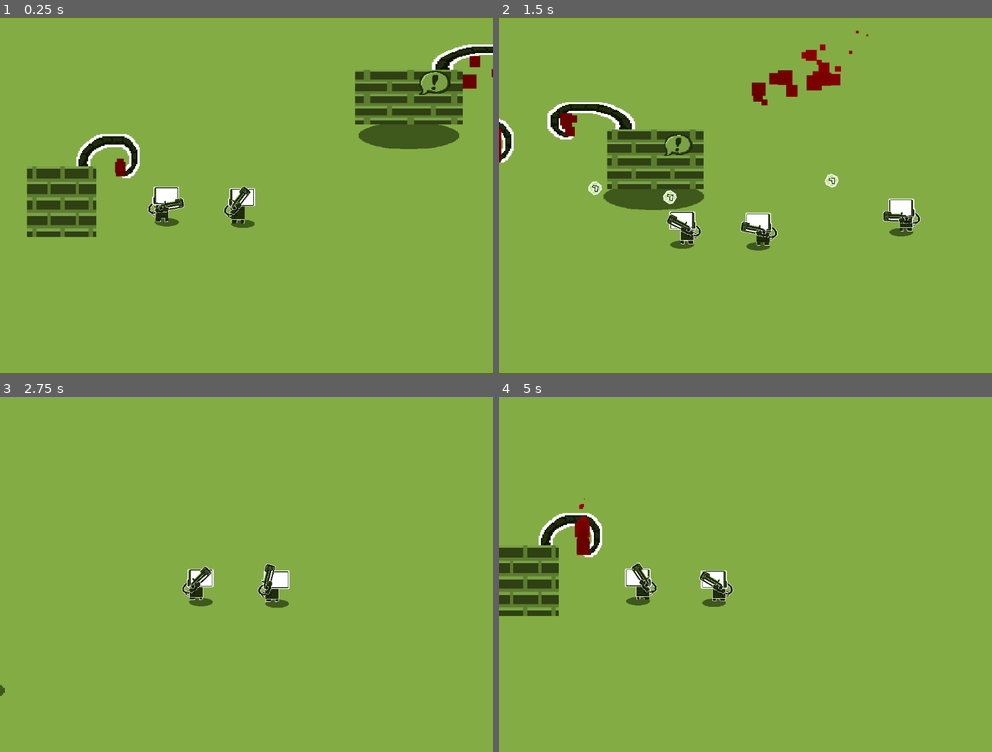
Above: before the commit, frames 1-4 (two rows, left to right).
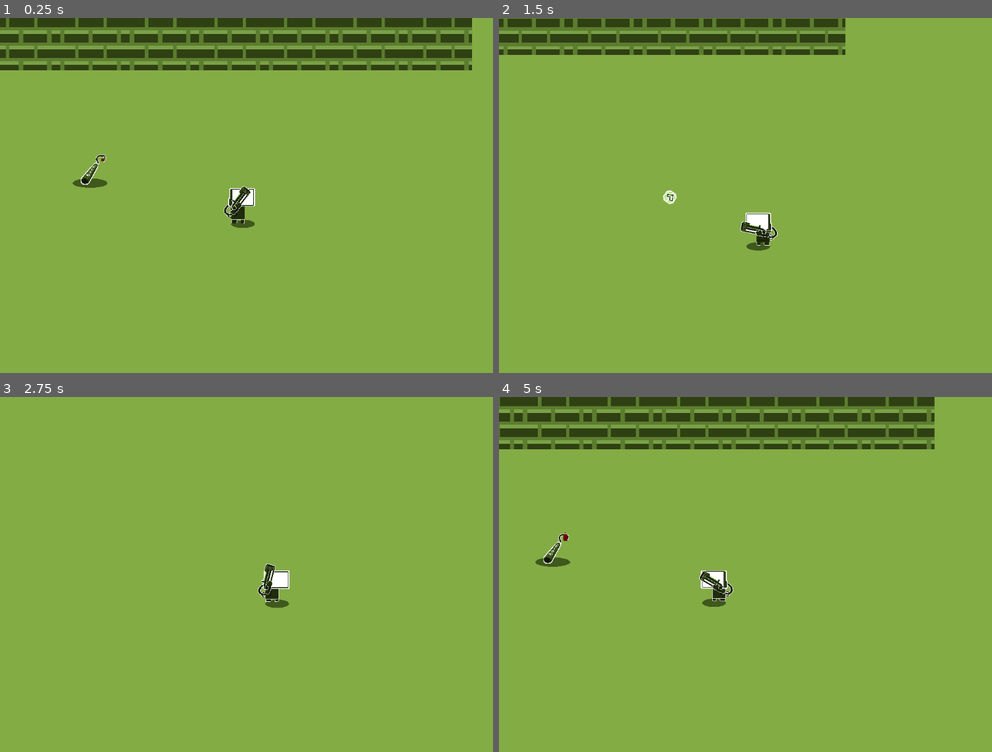
Above: after the commit, the same moments.

Repository: DeadM4nn/DeadmannGame
Game: Godot game, scene res://Levels/GameLevel/lvl_base.tscn
Two runs of this game, one before a commit and one after it. Both use one fixed random seed, a clock stepped at 60 frames per second and the inputs below. Before the commit the project starts from res://Levels/TestLevel/node_2d.tscn.
Inputs (mouse positions are in pixels of both pictures, inside the frame that each line leads up to):
- Up to frame 1 (0.25 s): no input
- Up to frame 2 (1.5 s): move the mouse to (853, 177) at 0.52 s; hold Right (ui_right) 0.53-1.28 s; hold Space (Canon) 0.53-1.28 s; move the mouse to (646, 213) at 1.27 s; hold Down (ui_down) from 1.28 s (still down); click (646, 213) at 1.35 s
- Up to frame 3 (2.75 s): move the mouse to (295, 496) at 2.02 s; release Down (ui_down) at 2.03 s; hold Right (ui_right) from 2.03 s (still down); hold Right mouse button (shoot_r) from 2.03 s (still down)
- Up to frame 4 (5 s): move the mouse to (720, 645) at 2.77 s; release Right (ui_right) at 2.78 s; release Right mouse button (shoot_r) at 2.78 s; hold Up (ui_up) 2.78-3.53 s; tap Mouse wheel up (zoom_in) at 2.85 s; move the mouse to (893, 627) at 3.52 s; hold Mouse wheel down (zoom_out) 3.53-4.28 s; hold Left (ui_left) from 3.53 s (still down); move the mouse to (597, 521) at 4.27 s; tap Space (Canon) at 4.35 s

The runs differ from the first frame. In frame 1, 20% of the frame differs, in the area x 0-100%, y 0-62%; in frame 2, 13%; in frame 3, 0.5%; in frame 4, 14%.

Commit message:
Added Dynamite

Diff:
--- /dev/null
+++ b/Asset/TileSet/Map.tres
@@ -0,0 +1,16 @@
+[gd_resource type="TileSet" load_steps=5 format=3 uid="uid://cwao62jnlavpm"]
+
+[ext_resource type="PackedScene" uid="uid://yfvcmsf6ldym" path="res://Element/Swappable/base_swappable.tscn" id="1_8vx53"]
+[ext_resource type="PackedScene" uid="uid://xkqti6cpj6wj" path="res://Swappables/Wall.tscn" id="2_dgyic"]
+[ext_resource type="PackedScene" uid="uid://cx8r7jdtji7j6" path="res://Swappables/Dynamite.tscn" id="3_i4u3g"]
+
+[sub_resource type="TileSetScenesCollectionSource" id="TileSetScenesCollectionSource_k8aur"]
+resource_name = "Swappables"
+scenes/1/scene = ExtResource("1_8vx53")
+scenes/1/display_placeholder = ExtResource("1_8vx53")
+scenes/2/scene = ExtResource("2_dgyic")
+scenes/3/scene = ExtResource("3_i4u3g")
+
+[resource]
+tile_size = Vector2i(256, 256)
+sources/0 = SubResource("TileSetScenesCollectionSource_k8aur")
--- a/Element/Swappable/base_swappable.gd
+++ b/Element/Swappable/base_swappable.gd
@@ -126,10 +126,9 @@
 
 	# If the Swapppable is Pickupable
 	if behaviour_value[BEHAVIOURS.IS_PICKUP]:
-		$Floating.play("Float")
-	else:
-		$Floating.play("RESET")
-		$Floating.stop()
+		$Size/Flapping/Floating/Sprite/Fuse.visible = true
+	else:
+		$Size/Flapping/Floating/Sprite/Fuse.visible = false
 
 	if not behaviour_value[BEHAVIOURS.IS_CHASING]:
 		sleeping = true
--- a/Element/Swappable/base_swappable.tscn
+++ b/Element/Swappable/base_swappable.tscn
@@ -9,7 +9,6 @@
 [ext_resource type="Texture2D" uid="uid://bl5ufipwdswcv" path="res://Asset/Sprite/Chat.png" id="7_fo7sg"]
 [ext_resource type="AudioStream" uid="uid://wd8rug5b1g0x" path="res://SoundFX/Kenny/highUp.ogg" id="8_s4yv8"]
 [ext_resource type="AudioStream" uid="uid://dcxgse1hoo20i" path="res://SoundFX/Kenny/highDown.ogg" id="9_o1l3d"]
-[ext_resource type="PackedScene" uid="uid://bhkef5lt78nba" path="res://Element/Player/player.tscn" id="10_8cjye"]
 
 [sub_resource type="PhysicsMaterial" id="PhysicsMaterial_cu6ri"]
 friction = 5.0
@@ -56,10 +55,10 @@
 colors = PackedColorArray(1, 0.833333, 0, 1, 1, 0.868653, 0.211921, 1, 1, 0.915011, 0.490066, 1, 1, 0.956954, 0.741722, 1, 1, 1, 1, 1)
 
 [sub_resource type="CircleShape2D" id="CircleShape2D_u352e"]
-radius = 87.5881
+radius = 40.8481
 
 [sub_resource type="CircleShape2D" id="CircleShape2D_30520"]
-radius = 1135.35
+radius = 348.174
 
 [sub_resource type="Animation" id="Animation_rmpsy"]
 resource_name = "Flap_Wings"
@@ -174,10 +173,10 @@
 }
 
 [sub_resource type="CircleShape2D" id="CircleShape2D_el2j4"]
-radius = 196.736
+radius = 71.5122
 
 [sub_resource type="CircleShape2D" id="CircleShape2D_cyhsj"]
-radius = 84.1487
+radius = 33.0606
 
 [node name="BaseSwappable" type="RigidBody2D"]
 collision_layer = 2147483648
@@ -187,11 +186,12 @@
 lock_rotation = true
 freeze = true
 script = ExtResource("1_fexp6")
-wall = true
+flying = true
+chasing = true
 jump_force = 125.0
 
 [node name="Size" type="Node2D" parent="."]
-position = Vector2(0, -137)
+position = Vector2(0, -54)
 
 [node name="Flapping" type="Node2D" parent="Size"]
 
@@ -243,7 +243,7 @@
 modulate = Color(0.246094, 0.34375, 0.109375, 1)
 z_index = -99
 z_as_relative = false
-position = Vector2(-0.983521, 137)
+position = Vector2(-0.983521, 177)
 scale = Vector2(5.87448, 1.59741)
 texture = ExtResource("6_533m4")
 
@@ -319,9 +319,6 @@
 position = Vector2(-14, -18)
 shape = SubResource("CircleShape2D_cyhsj")
 
-[node name="Player" parent="." instance=ExtResource("10_8cjye")]
-position = Vector2(383, -51)
-
 [connection signal="timeout" from="JumpInterval" to="." method="jump"]
 [connection signal="body_entered" from="EyeSight" to="." method="_check_body_entered_for_player"]
 [connection signal="body_exited" from="EyeSight" to="." method="_forget_player"]
--- /dev/null
+++ b/Levels/GameLevel/lvl_base.tscn
@@ -0,0 +1,14 @@
+[gd_scene load_steps=3 format=3 uid="uid://hogivbn4mial"]
+
+[ext_resource type="PackedScene" uid="uid://bhkef5lt78nba" path="res://Element/Player/player.tscn" id="1_bg75q"]
+[ext_resource type="TileSet" uid="uid://cwao62jnlavpm" path="res://Asset/TileSet/Map.tres" id="2_73705"]
+
+[node name="Node2D" type="Node2D"]
+
+[node name="Player" parent="." instance=ExtResource("1_bg75q")]
+position = Vector2(2992, -754)
+
+[node name="TileMap" type="TileMap" parent="."]
+tile_set = ExtResource("2_73705")
+format = 2
+layer_0/tile_data = PackedInt32Array(-393208, 0, 131072, -393207, 0, 131072, -393206, 0, 131072, -393205, 0, 131072, -393204, 0, 131072, -393203, 0, 131072, -393202, 0, 131072, -262135, 0, 196608)
--- a/Levels/TestLevel/node_2d.tscn
+++ /dev/null
@@ -1,21 +0,0 @@
-[gd_scene load_steps=3 format=3 uid="uid://hogivbn4mial"]
-
-[ext_resource type="PackedScene" uid="uid://bhkef5lt78nba" path="res://Element/Player/player.tscn" id="1_whyee"]
-[ext_resource type="PackedScene" uid="uid://yfvcmsf6ldym" path="res://Element/Swappable/base_swappable.tscn" id="6_ukruq"]
-
-[node name="Node2D" type="Node2D"]
-
-[node name="Player" parent="." instance=ExtResource("1_whyee")]
-position = Vector2(653, -45)
-
-[node name="BaseSwappable" parent="." instance=ExtResource("6_ukruq")]
-position = Vector2(-10, 0)
-
-[node name="BaseSwappable2" parent="." instance=ExtResource("6_ukruq")]
-position = Vector2(1275, -330)
-flying = true
-chasing = true
-wall = false
-
-[node name="TileMap" type="TileMap" parent="."]
-format = 2
--- /dev/null
+++ b/Swappables/Dynamite.tscn
@@ -0,0 +1,61 @@
+[gd_scene load_steps=3 format=3 uid="uid://cx8r7jdtji7j6"]
+
+[ext_resource type="PackedScene" uid="uid://yfvcmsf6ldym" path="res://Element/Swappable/base_swappable.tscn" id="1_usxc8"]
+[ext_resource type="Texture2D" uid="uid://bf1vcuna523xy" path="res://Asset/Swappables/Bomb.png" id="2_bgq6q"]
+
+[node name="Dynamite" type="Node2D"]
+
+[node name="BaseSwappable" parent="." instance=ExtResource("1_usxc8")]
+flying = false
+chasing = false
+pickup = true
+
+[node name="Sprite" parent="BaseSwappable/Size/Flapping/Floating" index="0"]
+scale = Vector2(1.16107, 1.18295)
+texture = ExtResource("2_bgq6q")
+
+[node name="Skull" parent="BaseSwappable/Size/Flapping/Floating/Sprite" index="0"]
+visible = false
+position = Vector2(-11.7457, 8.33969)
+rotation = -0.475035
+scale = Vector2(0.862208, 0.862208)
+
+[node name="Fuse" parent="BaseSwappable/Size/Flapping/Floating/Sprite" index="1"]
+position = Vector2(19.2429, -26.2455)
+scale = Vector2(0.609117, 0.609117)
+
+[node name="CPUParticles2D" parent="BaseSwappable/Size/Flapping/Floating/Sprite/Fuse" index="0"]
+scale_amount_min = 0.0
+scale_amount_max = 39.79
+
+[node name="Crown" parent="BaseSwappable/Size/Flapping/Floating/Sprite" index="2"]
+visible = false
+position = Vector2(20.4999, -26.0731)
+scale = Vector2(1.09889, 1.08545)
+
+[node name="Shadow" parent="BaseSwappable/Size" index="1"]
+position = Vector2(-0.983521, 87)
+scale = Vector2(-2.02563, -0.550816)
+
+[node name="CollisionShape2D" parent="BaseSwappable" index="1"]
+position = Vector2(0, 0)
+
+[node name="EyeSight" parent="BaseSwappable" index="3"]
+visible = true
+position = Vector2(0, 0)
+
+[node name="Touch" parent="BaseSwappable" index="10"]
+position = Vector2(0, 0)
+
+[node name="Shape" parent="BaseSwappable/Touch" index="0"]
+visible = true
+position = Vector2(0, -21)
+
+[node name="Wall" parent="BaseSwappable" index="11"]
+visible = true
+position = Vector2(0, 0)
+
+[node name="Shape" parent="BaseSwappable/Wall" index="0"]
+position = Vector2(0, 6)
+
+[editable path="BaseSwappable"]
--- /dev/null
+++ b/Swappables/Wall.tscn
@@ -0,0 +1,54 @@
+[gd_scene load_steps=3 format=3 uid="uid://xkqti6cpj6wj"]
+
+[ext_resource type="PackedScene" uid="uid://yfvcmsf6ldym" path="res://Element/Swappable/base_swappable.tscn" id="1_w7i04"]
+
+[sub_resource type="CapsuleShape2D" id="CapsuleShape2D_7lf6n"]
+radius = 164.0
+height = 328.0
+
+[node name="Wall" type="Node2D"]
+
+[node name="BaseSwappable" parent="." instance=ExtResource("1_w7i04")]
+flying = false
+chasing = false
+wall = true
+
+[node name="Skull" parent="BaseSwappable/Size/Flapping/Floating/Sprite" index="0"]
+visible = false
+
+[node name="Fuse" parent="BaseSwappable/Size/Flapping/Floating/Sprite" index="1"]
+visible = false
+
+[node name="CPUParticles2D" parent="BaseSwappable/Size/Flapping/Floating/Sprite/Fuse" index="0"]
+visible = false
+
+[node name="Crown" parent="BaseSwappable/Size/Flapping/Floating/Sprite" index="2"]
+visible = false
+
+[node name="Shadow" parent="BaseSwappable/Size" index="1"]
+visible = false
+
+[node name="CollisionShape2D" parent="BaseSwappable" index="1"]
+position = Vector2(-3, 1)
+scale = Vector2(1, 1)
+shape = SubResource("CapsuleShape2D_7lf6n")
+
+[node name="EyeSight" parent="BaseSwappable" index="3"]
+visible = true
+position = Vector2(0, 0)
+
+[node name="Touch" parent="BaseSwappable" index="10"]
+position = Vector2(0, 0)
+
+[node name="Shape" parent="BaseSwappable/Touch" index="0"]
+visible = true
+position = Vector2(0, 0)
+
+[node name="Wall" parent="BaseSwappable" index="11"]
+visible = true
+position = Vector2(0, 0)
+
+[node name="Shape" parent="BaseSwappable/Wall" index="0"]
+position = Vector2(-1, 0)
+
+[editable path="BaseSwappable"]
--- a/project.godot
+++ b/project.godot
@@ -11,7 +11,7 @@
 [application]
 
 config/name="Scientist With A GUN"
-run/main_scene="res://Levels/TestLevel/node_2d.tscn"
+run/main_scene="res://Levels/GameLevel/lvl_base.tscn"
 config/features=PackedStringArray("4.1", "GL Compatibility")
 config/icon="res://icon.svg"
 
Binary file changed: Asset/Swappables/Bomb.png
Not shown: 1 places in Element/Swappable/base_swappable.tscn that only renumber resources
